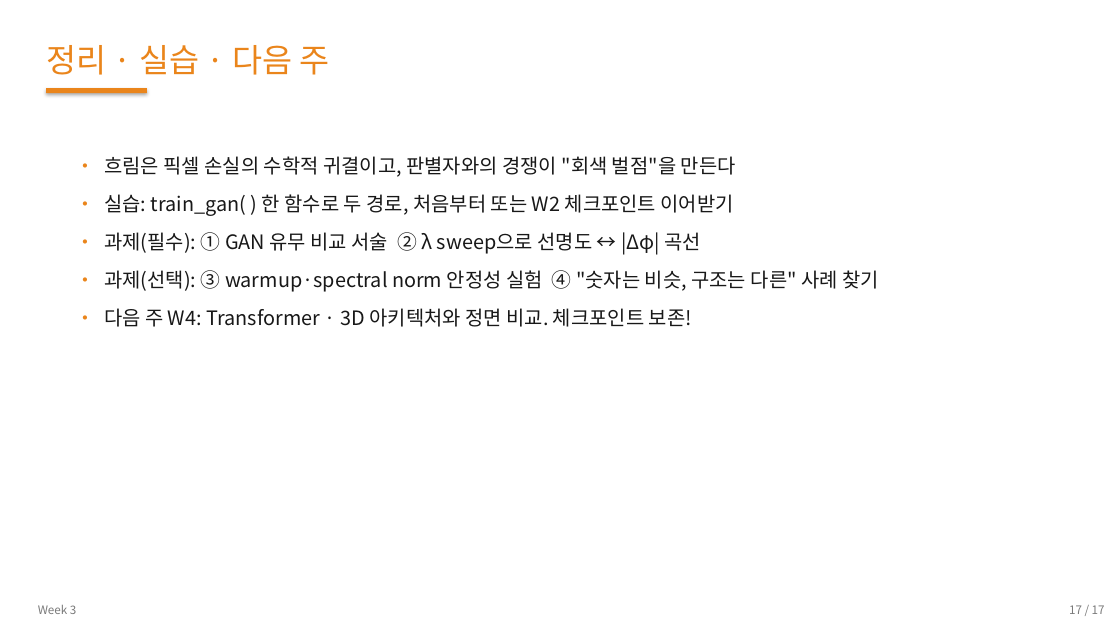
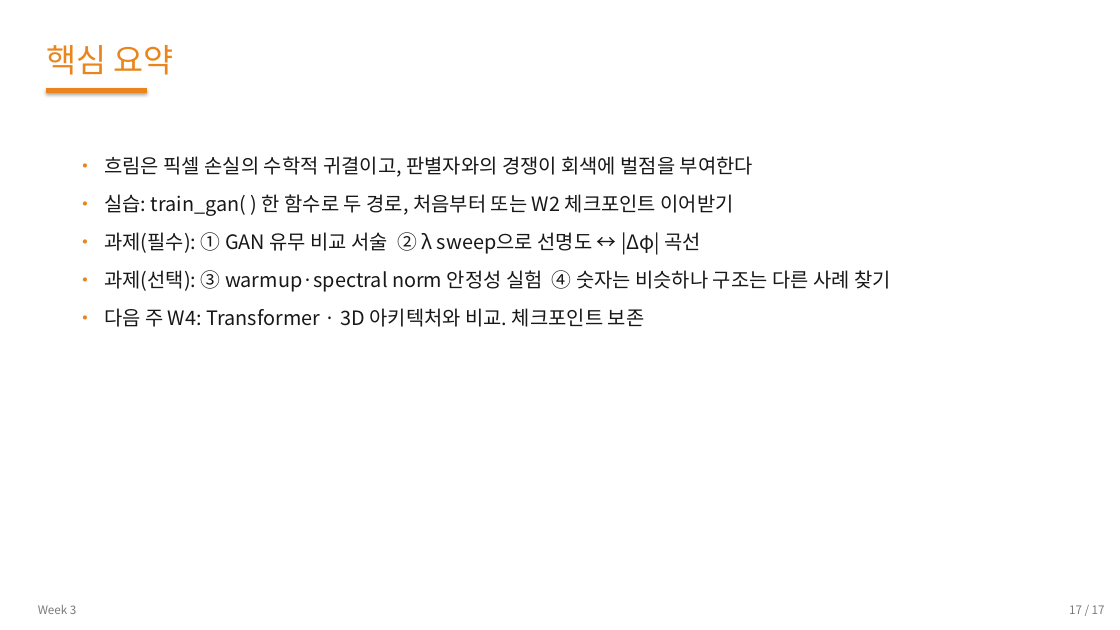
Before and after one commit to 01willy/Digital_rock_DL_Education, a slide deck: slide 17 of web/downloads/shared/w3/W3.pptx. Drawn at 1120x630 pixels with LibreOffice and Linux fonts; fonts in the diff are those of the drawing. Boxes give left, top, right and bottom in pixels: in the first picture for what was removed or moved away, otherwise in the second. Text is boxed around its words. In the diff, an @@ line names an element or a change of style, - is before the commit and + after.

```diff
--- a/web/downloads/shared/w3/W3.pptx
+++ b/web/downloads/shared/w3/W3.pptx
@@ text at <box>46,45,173,75</box>: text changed @@
-정리 · 실습 · 다음 주
+핵심 요약
@@ text at <box>104,156,753,177</box>: text changed @@
-• 흐림은 픽셀 손실의 수학적 귀결이고, 판별자와의 경쟁이 "회색 벌점"을 만든다
+• 흐림은 픽셀 손실의 수학적 귀결이고, 판별자와의 경쟁이 회색에 벌점을 부여한다
@@ text at <box>104,270,891,327</box>: text changed @@
-• 과제(선택): ③ warmup·spectral norm 안정성 실험 ④ "숫자는 비슷, 구조는 다른" 사례 찾기
-• 다음 주 W4: Transformer · 3D 아키텍처와 정면 비교. 체크포인트 보존!
+• 과제(선택): ③ warmup·spectral norm 안정성 실험 ④ 숫자는 비슷하나 구조는 다른 사례 찾기
+• 다음 주 W4: Transformer · 3D 아키텍처와 비교. 체크포인트 보존
```
Also in this commit, not shown: 15 other slides changed, 13 other files.
